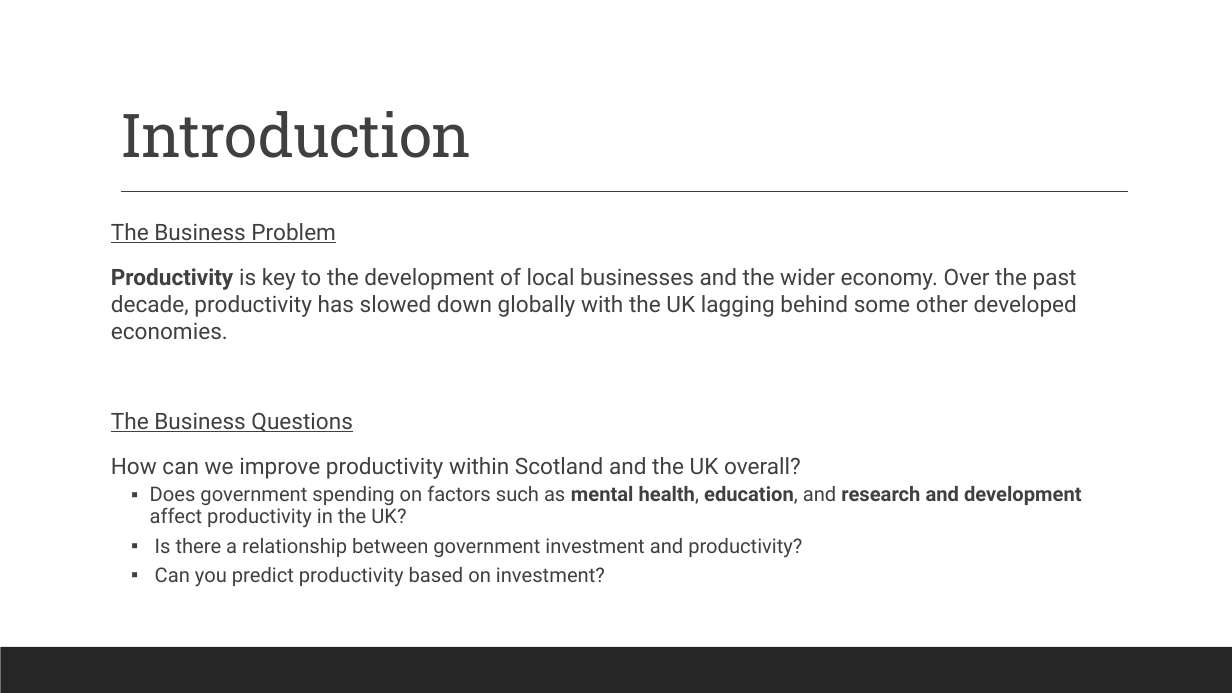
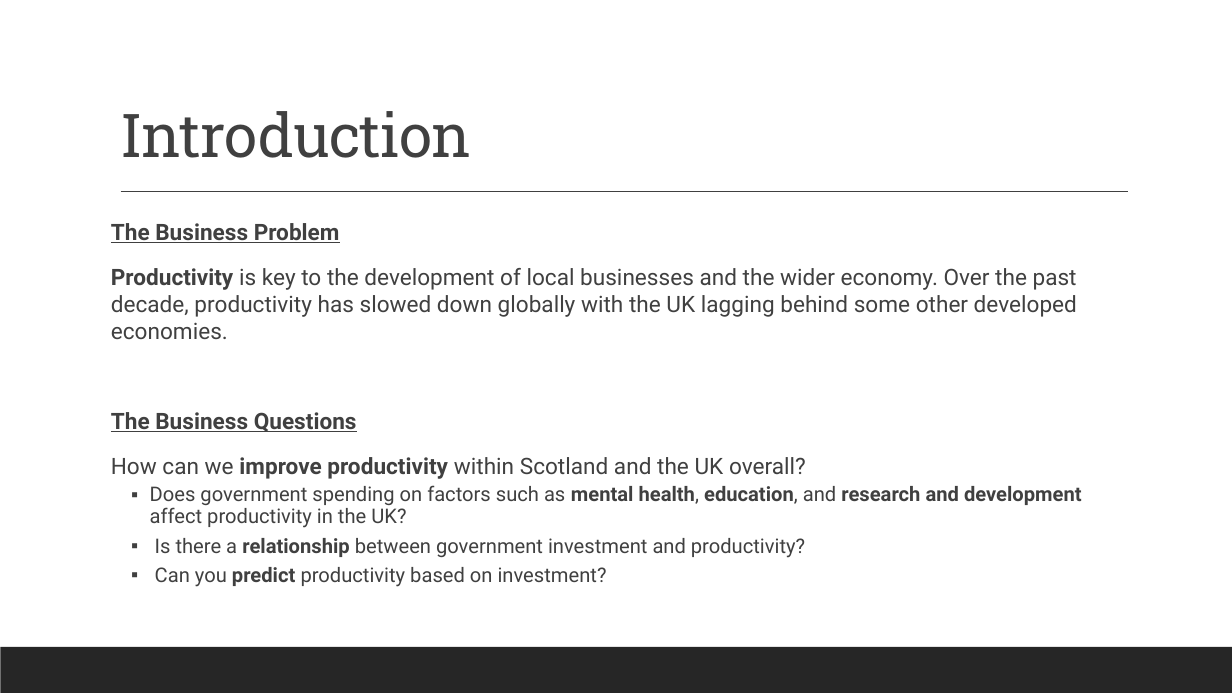
Before and after one commit to JohnHios/final_project, a slide deck: slide 3 of deloitte_investment_project/outputs/Deloitte_Investment_Project_JohnHios.pptx. Drawn at 1232x693 pixels with LibreOffice and Linux fonts; fonts in the diff are those of the drawing. Boxes give left, top, right and bottom in pixels: in the first picture for what was removed or moved away, otherwise in the second. Text is boxed around its words. In the diff, an @@ line names an element or a change of style, - is before the commit and + after.

```diff
--- a/deloitte_investment_project/outputs/Deloitte_Investment_Project_JohnHios.pptx
+++ b/deloitte_investment_project/outputs/Deloitte_Investment_Project_JohnHios.pptx
@@ text at (x1=111, y1=223, x2=806, y2=587): bold on in "The Business Problem", "The Business Questions", "improve productivity", "relationship" and 1 more places @@
```
Also in this commit, not shown: 6 other slides changed, 2 slides added, 4 other files.
